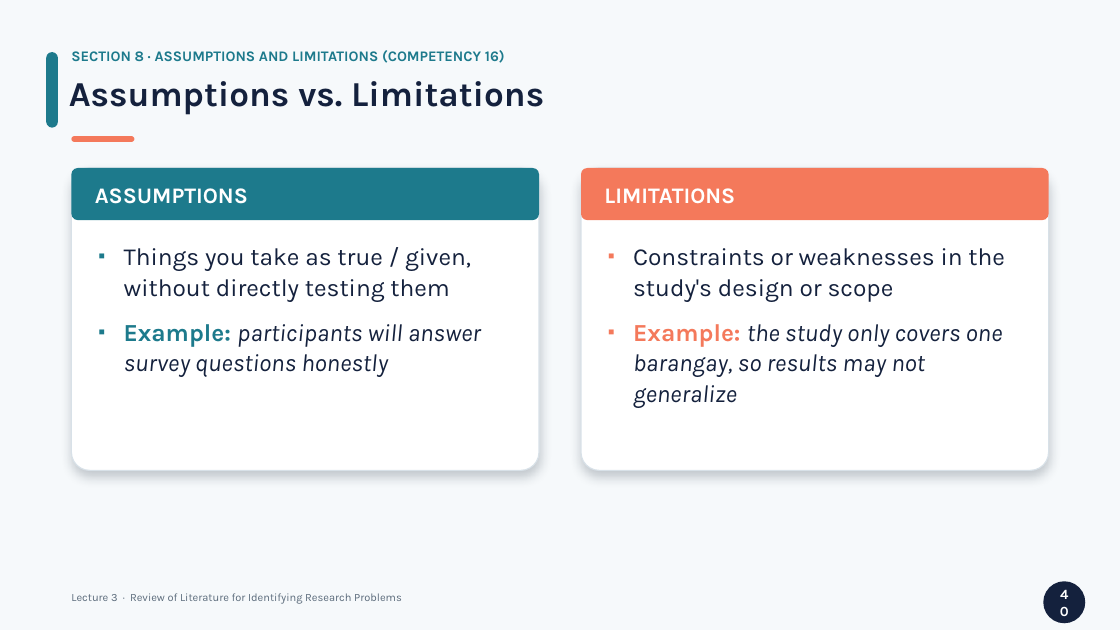
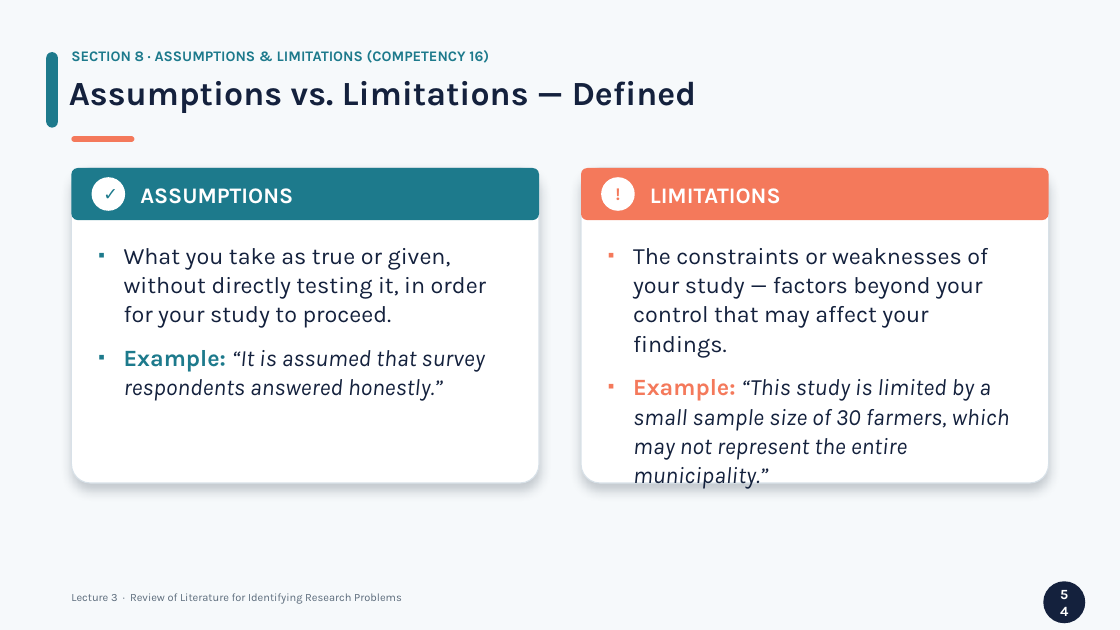
Before and after one commit to lestojas/physics, a slide deck: slide 54 of Lecture3-Review-of-Literature.pptx (slide 40 before the commit). Drawn at 1120x630 pixels with LibreOffice and Linux fonts; fonts in the diff are those of the drawing. Boxes give left, top, right and bottom in pixels: in the first picture for what was removed or moved away, otherwise in the second. Text is boxed around its words. In the diff, an @@ line names an element or a change of style, - is before the commit and + after.

```diff
--- a/Lecture3-Review-of-Literature.pptx
+++ b/Lecture3-Review-of-Literature.pptx
@@ text at <box>71,50,489,63</box>: text changed @@
-SECTION 8 · ASSUMPTIONS AND LIMITATIONS (COMPETENCY 16)
+SECTION 8 · ASSUMPTIONS & LIMITATIONS (COMPETENCY 16)
@@ text at <box>69,81,696,113</box>: text changed; size 30 to 29 pt @@
-Assumptions vs. Limitations
+Assumptions vs. Limitations — Defined
@@ rounded rectangle: place and size @@
-rounded rectangle at <box>71,168,539,471</box>
+rounded rectangle at <box>71,168,539,483</box>
@@ ellipse added at <box>92,177,125,211</box>, fill #FFFFFF, 15 pt, text #1D7A8C, bold @@
+✓
@@ text "ASSUMPTIONS": place and size @@
-text "ASSUMPTIONS" at <box>95,188,248,204</box>
+text "ASSUMPTIONS" at <box>140,188,293,204</box>
@@ rounded rectangle: place and size @@
-rounded rectangle at <box>581,168,1049,471</box>
+rounded rectangle at <box>581,168,1049,483</box>
@@ ellipse added at <box>602,177,635,211</box>, fill #FFFFFF, 15 pt, text #F4795B, bold @@
+!
@@ text "LIMITATIONS": place and size @@
-text "LIMITATIONS" at <box>604,188,735,204</box>
+text "LIMITATIONS" at <box>650,188,781,204</box>
@@ text at <box>124,248,486,401</box>: text changed; size 21 to 20 pt @@
-▪ Things you take as true / given, without directly testing them
-▪ Example: participants will answer survey questions honestly
+▪ What you take as true or given, without directly testing it, in order for your study to proceed.
+▪ Example: “It is assumed that survey respondents answered honestly.”
@@ text at <box>633,248,1010,459</box>: text changed; size 21 to 20 pt @@
-▪ Constraints or weaknesses in the study's design or scope
-▪ Example: the study only covers one barangay, so results may not generalize
+▪ The constraints or weaknesses of your study — factors beyond your control that may affect your findings.
+▪ Example: “This study is limited by a small sample size of 30 farmers, which may not represent the entire municipality.”
@@ text in ellipse at <box>1044,581,1086,623</box>: text changed @@
-40
+54
```
Also in this commit, not shown: 7 other slides changed, 28 slides added, 10 slides removed, 1 other file.
